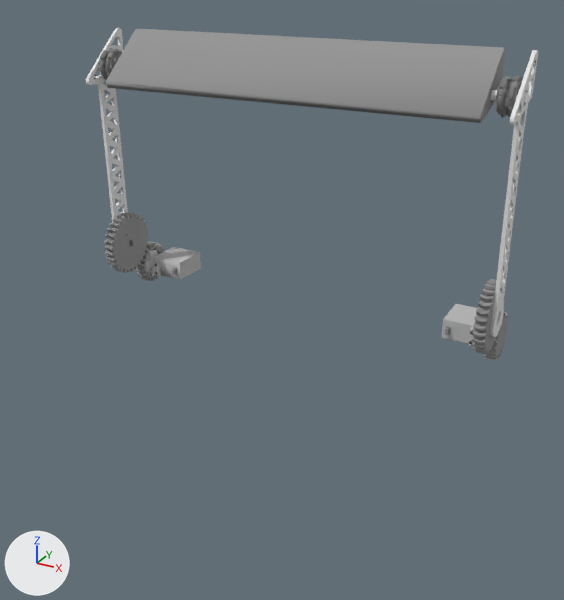
The glTF model models/lever_back.glb as it was, and as the next commit left it.
Camera for both pictures: a 50 mm camera at (0.332, -0.615, 0.28) aimed at (0.021, -0.05, -0.002). Lighting does not change. The marker at lower left points along +X, +Y and +Z. The first picture is the older version. Where no turn or scale is listed for an object, it has been applied to the vertices. Vertices at exactly the same position are counted once.

Script lines for the objects in view, before the commit:
```python
ob_lever_back_1 = bpy.data.objects.new('lever_back_1', me_mesh1670_mesh)
ob_lever_back_1.location = (0.2, -0.002, 0.183)
ob_lever_back_1.rotation_euler = (-1.571, 0.718, -1.571)  # degrees (-90, 41, -90)
ob_lever_back_2 = bpy.data.objects.new('lever_back_2', me_mesh33232_mesh)
ob_lever_back_2.location = (-0.19, -0.012, -0.026)
ob_lever_back_3 = bpy.data.objects.new('lever_back_3', me_mesh33470_mesh)
ob_lever_back_3.location = (0.148, 0.047, -0.034)
ob_lever_back_4 = bpy.data.objects.new('lever_back_4', me_mesh33647_mesh)
ob_lever_back_4.location = (-0.192, -0.002, 0.183)
ob_lever_back_4.rotation_euler = (0.0, 2.424, 1.571)  # degrees (0, 139, 90)
```
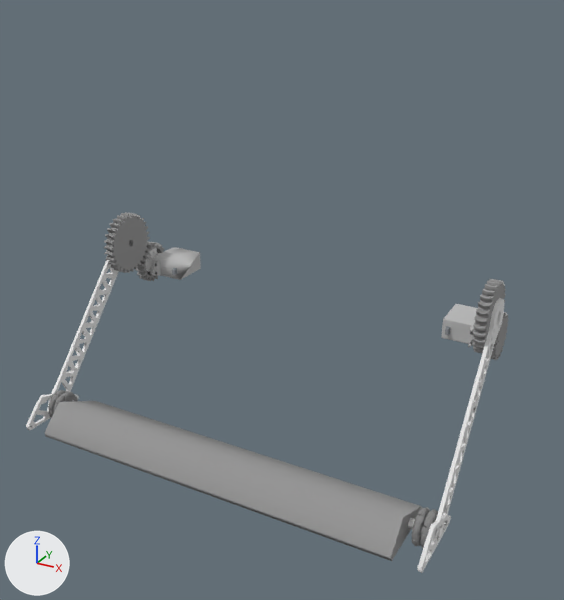
The change, as a list of edits to the scene's bpy script:
```text
Change me_mesh33232_mesh:
    used by ob_lever_back_2; location = (-0.19, -0.012, -0.026)
    remove me_mesh33232_mesh.from_pydata(...)  # 1984 vertices, 3979 faces; spans x -0.01..0.39, y -0.02..0.071, z -0.03..0.242
    add me_mesh33232_mesh.from_pydata(...)  # 1957 vertices, 3922 faces; spans x -0.01..0.39, y -0.151..0.071, z -0.122..0.058
    me_mesh33232_mesh part 1: a new loose piece of 36 vertices spanning x 0.012..0.369, y -0.151..-0.079, z -0.122..-0.093, in mat_0_301961_0_301961_0_301961_0_000000_0_000000 (grey #959595)
    me_mesh33232_mesh part 2: the loose piece of 58 vertices spanning x 0.012..0.369, y -0.019..0.037, z 0.193..0.242 is deleted
    me_mesh33232_mesh part 3: 8 vertices moved within x 0.39, y -0.015..0.04, z 0.021..0.031; 48 vertices removed from x 0.38..0.39, y -0.001..0.066, z -0.023..0.038; 45 vertices added at x 0.38..0.39, y -0.014..0.065, z -0.024..0.037
    other edits to the shape of me_mesh33232_mesh do not show in these pictures
Change me_mesh33470_mesh:
    used by ob_lever_back_3; location = (0.148, 0.047, -0.034)
    remove me_mesh33470_mesh.from_pydata(...)  # 739 vertices, 1300 faces; spans x -0.352..0.057, y -0.053..0.027, z -0.01..0.221
    add me_mesh33470_mesh.from_pydata(...)  # 710 vertices, 1242 faces; spans x -0.352..0.057, y -0.173..0.027, z -0.107..0.01
    me_mesh33470_mesh part 4: a new loose piece of 16 vertices spanning x 0.03..0.057, y -0.173..-0.165, z -0.107..-0.099, in mat_0_917647_0_917647_0_917647_0_000000_0_000000 (white #f6f6f6)
    me_mesh33470_mesh part 5: the loose piece of 16 vertices spanning x 0.03..0.057, y -0.053..-0.045, z 0.213..0.221 is deleted
    me_mesh33470_mesh part 6: 10 vertices moved within x -0.336..-0.335, y -0.016..-0.009, z -0.003..0.003; 39 vertices removed from x -0.336..-0.295, y -0.02..0.022, z -0.01..0.01; 29 vertices added at x -0.336..-0.295, y -0.02..0.02, z -0.01..0.01
    other edits to the shape of me_mesh33470_mesh do not show in these pictures
Change ob_lever_back_1:
    ob_lever_back_1.location: (0.2, -0.002, 0.183) -> (0.2, -0.123, -0.137)
    ob_lever_back_1.rotation_euler: (-1.571, 0.718, -1.571) -> (1.571, 0.0257, 1.571)  # degrees (-90, 41, -90) -> degrees (90, 1.5, 90)
Change ob_lever_back_4:
    ob_lever_back_4.location: (-0.192, -0.002, 0.183) -> (-0.192, -0.123, -0.137)
    ob_lever_back_4.rotation_euler: (0.0, 2.424, 1.571) -> (0.0, 0.0257, 1.571)  # degrees (0, 139, 90) -> degrees (0, 1.5, 90)
```

Boxes [x1, y1, x2, y2] around the edits, measured in the pictures (564 x 600 px; the box of a moved part takes in the faces that stretch with it):
'lever_back_2', reshaped (15% wider)
    before: [104, 29, 509, 360]
    after: [45, 212, 509, 561]
'lever_back_1', moved, turned
    before: [86, 28, 539, 337]
    after: [26, 260, 504, 573]
'lever_back_3', reshaped
    before: [152, 90, 528, 345]
    after: [152, 247, 478, 538]
'lever_back_4', moved, turned
    before: [99, 48, 523, 118]
    after: [48, 390, 438, 548]
part 1 of me_mesh33232_mesh, added
    after: [45, 401, 422, 561]
part 2 of me_mesh33232_mesh, deleted
    before: [106, 29, 506, 123]
part 3 of me_mesh33232_mesh, moved or reshaped
    before: [479, 297, 507, 355]
    after: [479, 283, 508, 359]
part 4 of me_mesh33470_mesh, added
    after: [408, 518, 442, 538]
part 5 of me_mesh33470_mesh, deleted
    before: [491, 90, 528, 103]
part 6 of me_mesh33470_mesh, moved or reshaped
    both: [152, 247, 201, 280]
